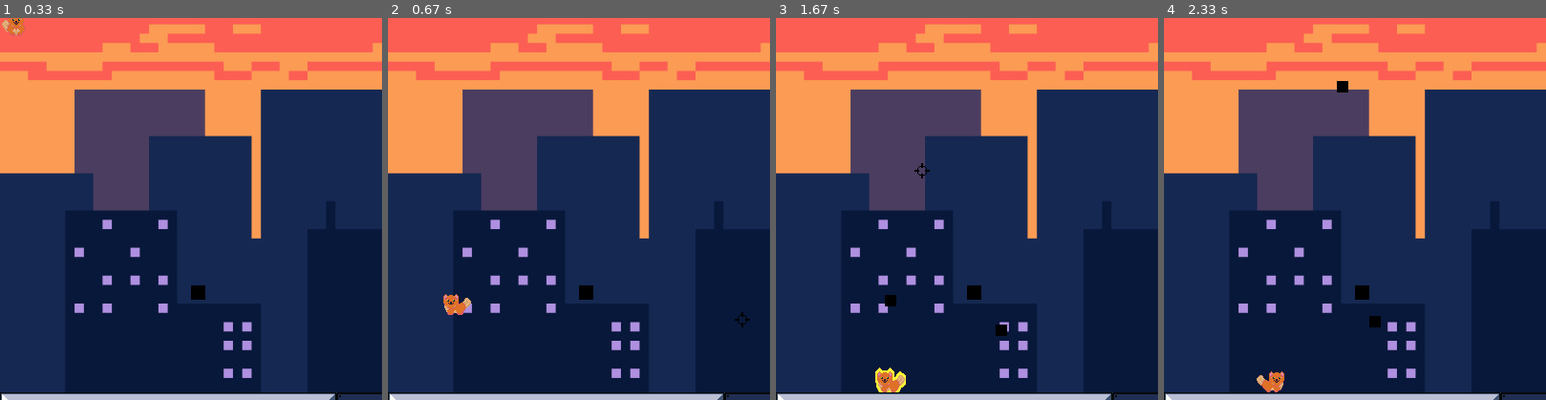
Above: before the commit, frames 1-4 (left to right).
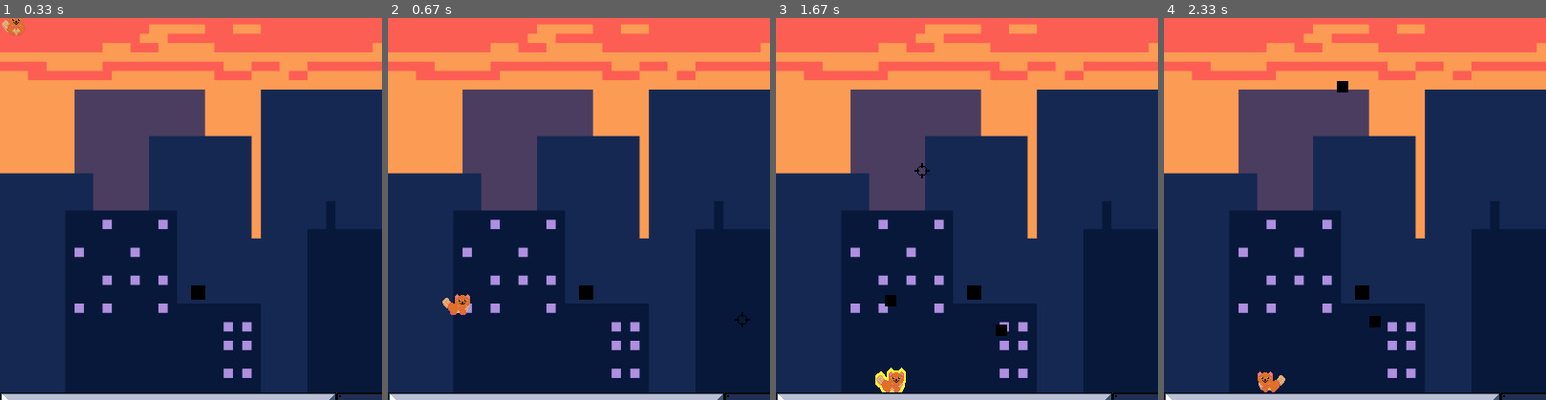
Above: after the commit, the same moments.

Repository: manucouto1/PyGame_5Gatos
Game: pygame game, started from src/main.py
The game is run twice, just before and just after one commit, with the same random seed, the same clock (stepped at 60 frames per second) and the same inputs.
Inputs (mouse positions are % of the whole screen's width and height, from its top left):
- Up to frame 1 (0.33 s): no input
- Up to frame 2 (0.67 s): hold Right from 0.33 s (still down); move the mouse to (46, 54) at 0.37 s
- Up to frame 3 (1.67 s): release Right at 0.8 s; hold Up 0.83-1.13 s; move the mouse to (82, 47) at 0.87 s; click (60, 72) at 1.23 s; hold Right from 1.5 s (still down); click (19, 35) at 1.6 s
- Up to frame 4 (2.33 s): release Right at 1.97 s; hold Left from 2 s (still down); click (65, 15) at 2.1 s
The pictures show only the part of the screen within x 0-50%, y 15-65%; the shares and areas given below are measured in that part.

Frame 1 is identical in both runs. In frame 2, 0.2% of the frame differs, in the area x 14-22%, y 72-78%; in frame 3, 0.3%, in the area x 26-34%, y 91-98%; in frame 4, 0.3%.

Commit message:
Fix walk

Diff:
--- a/src/sprites/active/hero.py
+++ b/src/sprites/active/hero.py
@@ -37,6 +37,12 @@
 
         return bullet
 
+    def walk_loop(self):
+        if self.direction == pg.K_LEFT:
+            self.image = self.sheet[1].next()
+        elif self.direction == pg.K_RIGHT:
+            self.image = self.sheet[2].next()
+
     def is_hit(self, dangerous):
         collide_l = pg.sprite.spritecollideany(self, dangerous)
         if collide_l:
